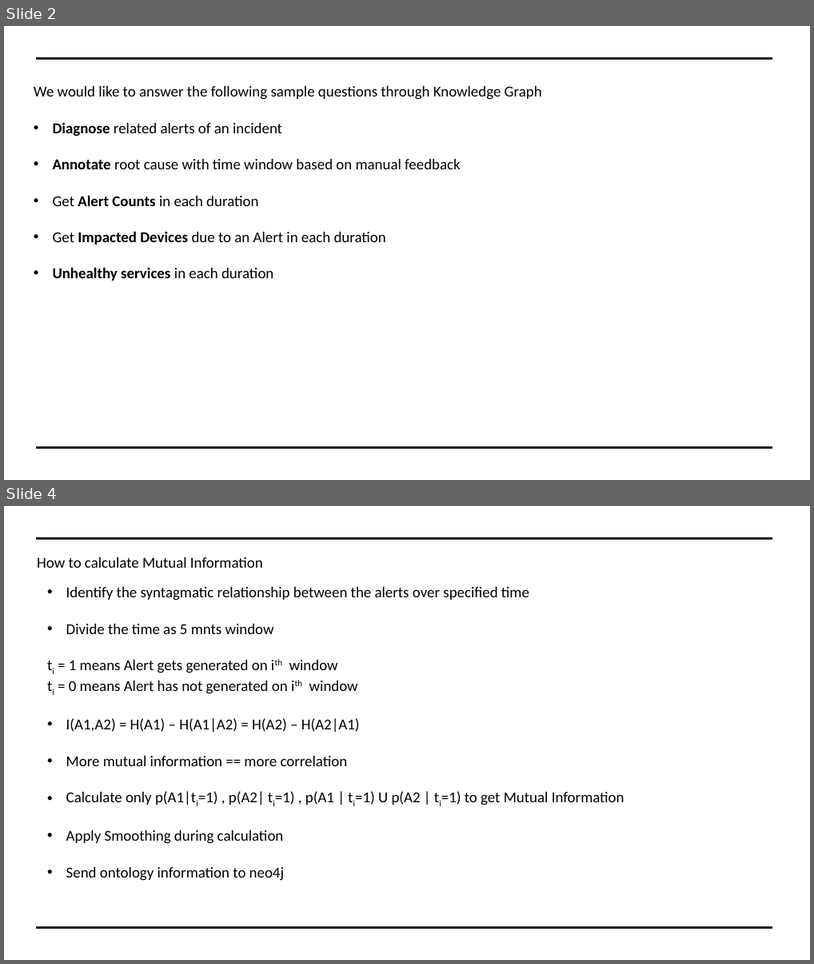
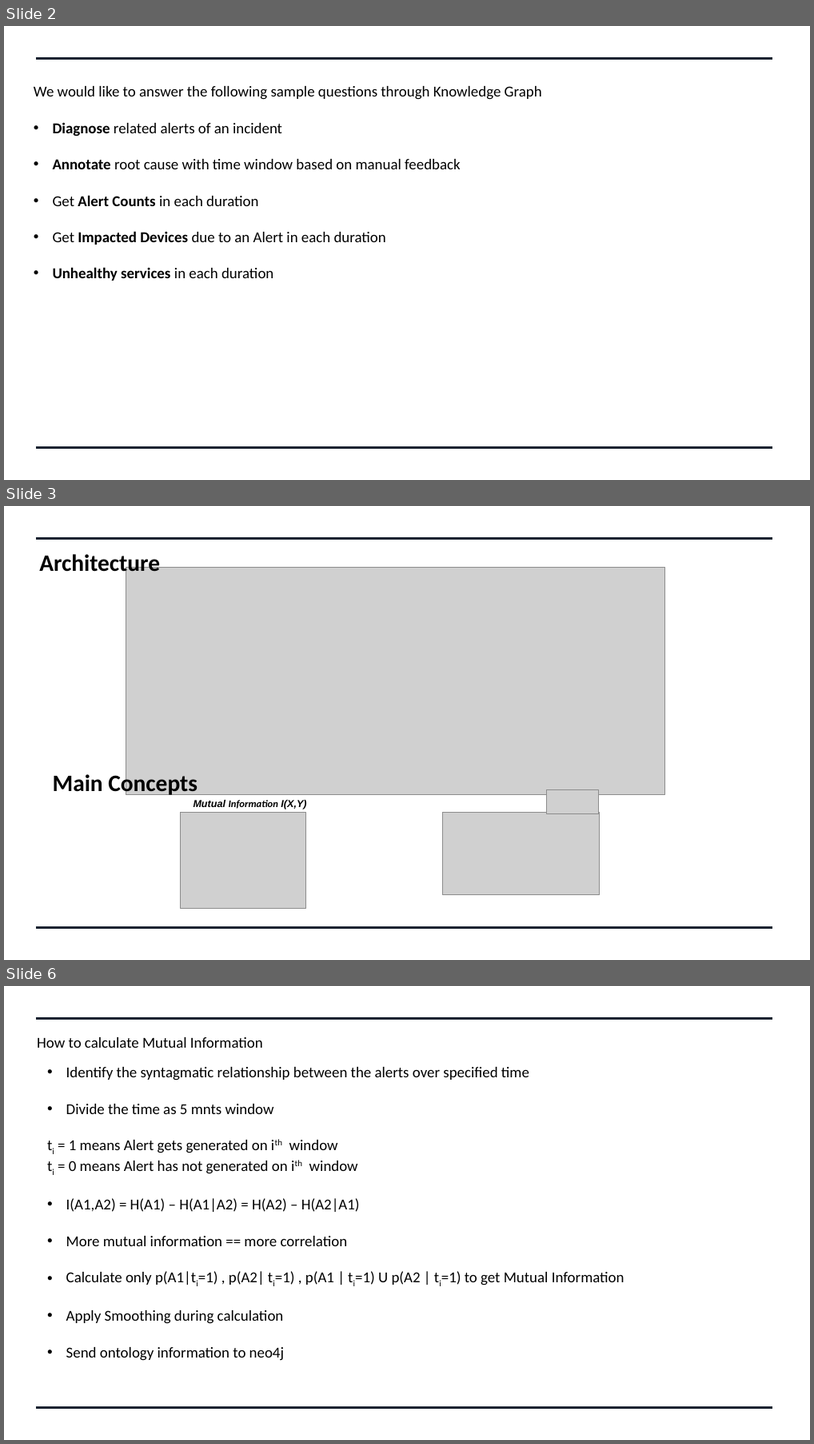
Before and after one commit to swatinanda/CS410-Fall2021-TeamAlpha, a slide deck: Team_Alpha_Presentation.pptx. Shown one above the other, each under a label of ours: slides 2 and 4 before the commit, slides 2, 3 and 6 after it; the slides between them are not shown. The pictures are 814x964 and 814x1444 pixels, drawn with LibreOffice and Linux fonts; fonts in the diff are those of the drawing; grey boxes stand for pictures. Boxes give left, top, right and bottom in pixels: in the first picture for what was removed or moved away, otherwise in the second. Text is boxed around its words. In the diff, an @@ line names an element or a change of style, - is before the commit and + after.

```diff
--- a/Team_Alpha_Presentation.pptx
+++ b/Team_Alpha_Presentation.pptx
@@ slide 3 added at [4,506,810,960], background #FFFFFF; not listed: 2 template elements that a slide beside it also shows @@
@@ title added at [39,554,160,576], 28 pt, text #000000, bold @@
+Architecture
@@ picture added at [126,568,666,795] @@
@@ text added at [53,772,198,797], 28 pt, text #000000, bold @@
+Main Concepts
@@ picture added at [546,790,598,814] @@
@@ picture added at [181,812,306,908] @@
@@ text added at [194,800,306,809], 12 pt, text #000000, bold, italic @@
+Mutual Information I(X,Y)
@@ picture added at [443,812,600,895] @@
@@ what was slide 4 is now slide 6 @@
```
Also in this commit, not shown: 1 slide changed, 6 other slides added, 2 slides removed.
